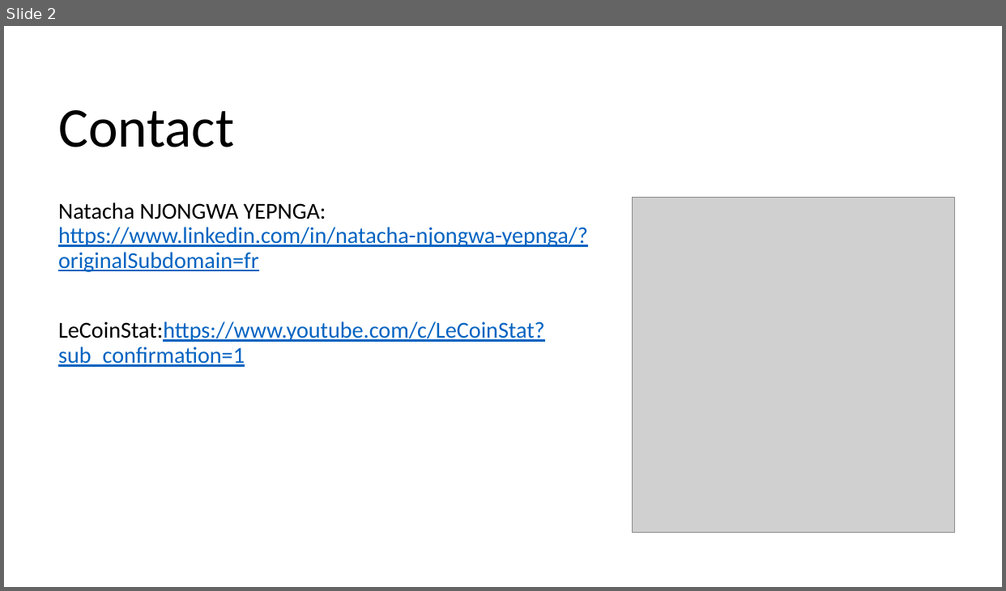
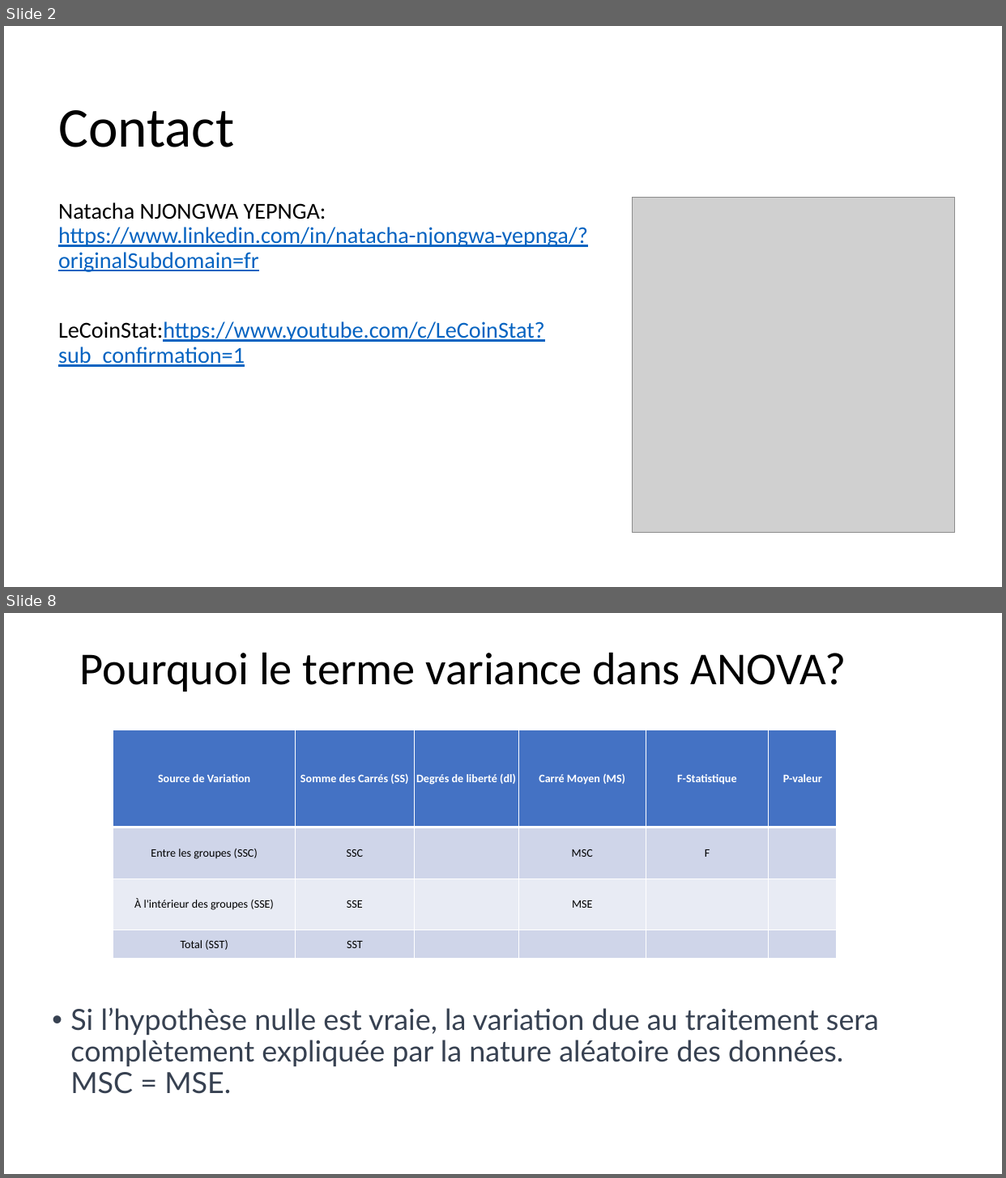
Before and after one commit to LeCoinStat/WAS, a slide deck: WAS20/Présentation1.pptx. Shown one above the other, each under a label of ours: slide 2 before the commit, slides 2 and 8 after it; the slides between them are not shown. The pictures are 1006x591 and 1006x1178 pixels, drawn with LibreOffice and Linux fonts; fonts in the diff are those of the drawing; grey boxes stand for pictures. Boxes give left, top, right and bottom in pixels: in the first picture for what was removed or moved away, otherwise in the second. Text is boxed around its words. In the diff, an @@ line names an element or a change of style, - is before the commit and + after.

Commit message:
ANOVA

```diff
--- a/WAS20/Présentation1.pptx
+++ b/WAS20/Présentation1.pptx
@@ slide 8 added at [4,613,1002,1174], background #FFFFFF @@
@@ title added at [80,652,846,692], 44 pt, text #000000 @@
+Pourquoi le terme variance dans ANOVA?
@@ table added at [113,730,837,959], 4 rows, 6 columns @@
+Source de Variation | Somme des Carrés (SS) | Degrés de liberté (dl) | Carré Moyen (MS) | F-Statistique | P-valeur
+Entre les groupes (SSC) | SSC |  | MSC | F | 
+À l'intérieur des groupes (SSE) | SSE |  | MSE |  | 
+Total (SST) | SST |  |  |  | 
@@ text added at [70,1007,879,1094], 28 pt, text #374151 @@
+• Si l’hypothèse nulle est vraie, la variation due au traitement sera complètement expliquée par la nature aléatoire des données. MSC = MSE.
```
Also in this commit, not shown: 16 other slides added, 3 slides removed, 1 other file.
